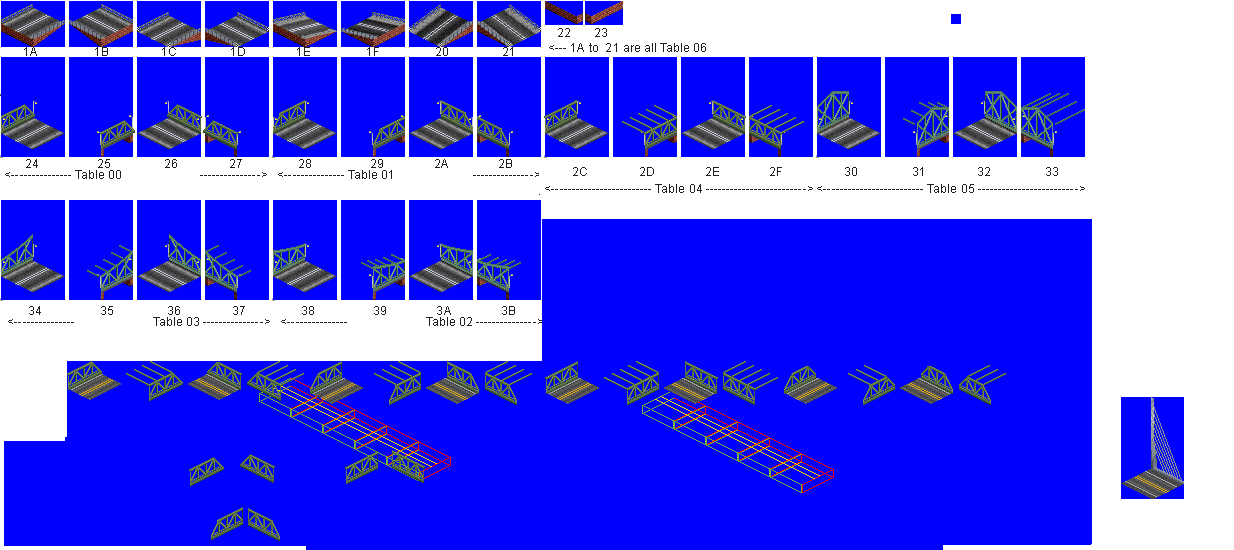
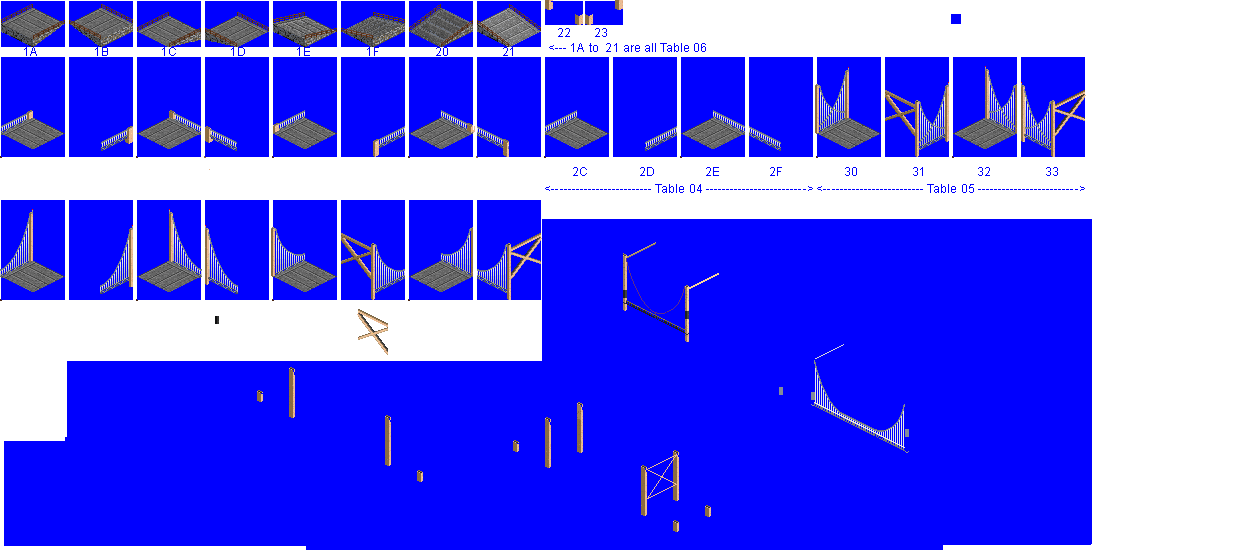
Before/after of a 1234 × 550 layered artwork. What changed in the layer stack:
hid "cantilever road" over bbox(0, 91, 1085, 541)
hid "improved streetlamps" over bbox(0, 101, 1184, 499)
added layer "Pasted Layer #4" above "wires rail" over bbox(0, 1, 1017, 301)
added layer "wires rail" above "wires" over bbox(0, 116, 1051, 301)
added layer "wires" above "suspension" over bbox(0, 73, 1051, 453)
added layer "suspension" above "sustest" over bbox(27, 0, 1086, 532)
hid "Pasted Layer #2" over bbox(1, 1, 1085, 493)
